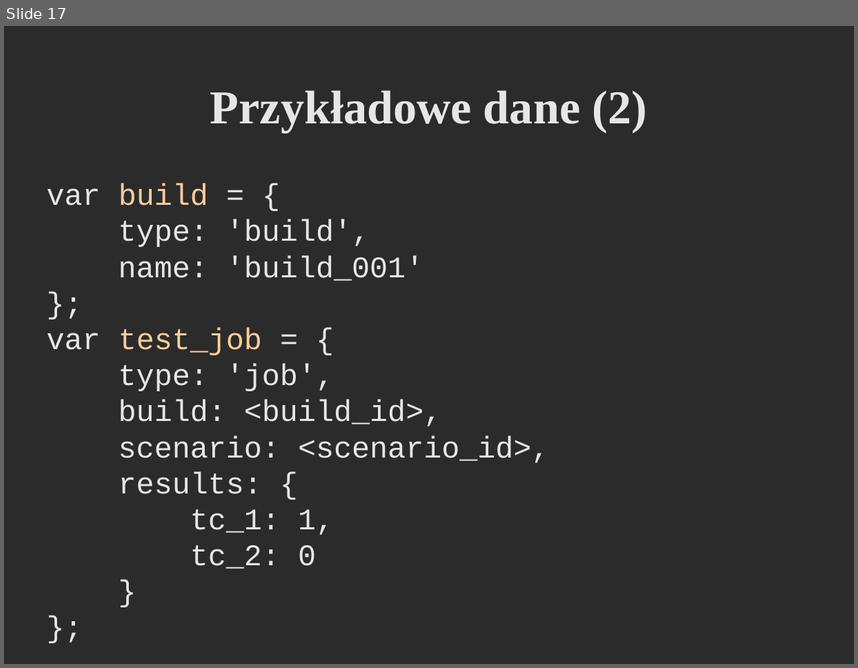
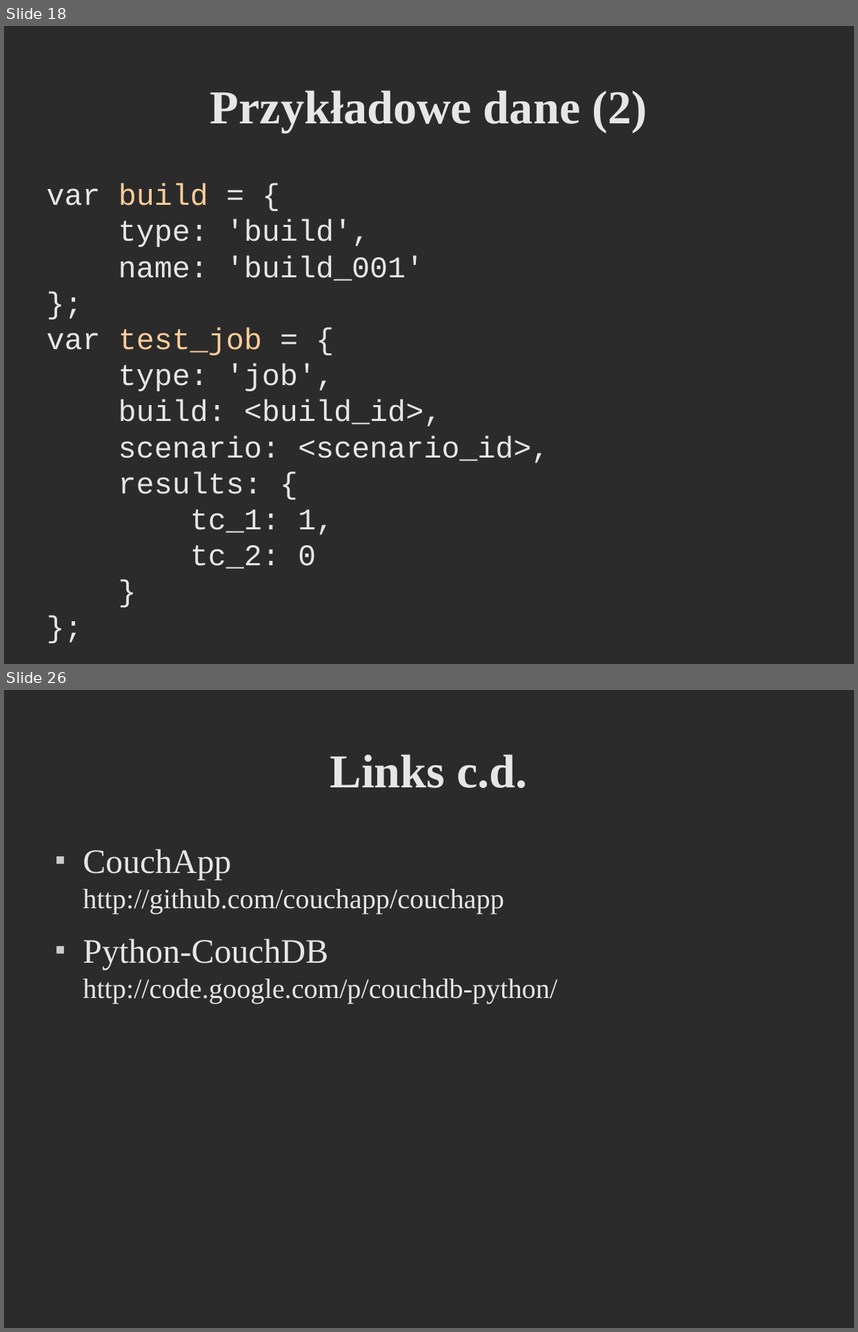
Before and after one commit to godfryd/checking-couchdb, a slide deck: checking-couchdb.odp. Shown one above the other, each under a label of ours: slide 17 before the commit, slides 18 and 26 after it; the slides between them are not shown. The pictures are 858x668 and 858x1332 pixels, drawn with LibreOffice and Linux fonts; fonts in the diff are those of the drawing; background and template pictures are left out; a plain dark background stands for a picture behind light text. Boxes give left, top, right and bottom in pixels: in the first picture for what was removed or moved away, otherwise in the second. Text is boxed around its words. In the diff, an @@ line names an element or a change of style, - is before the commit and + after.

```diff
--- a/checking-couchdb.odp
+++ b/checking-couchdb.odp
@@ slide 26 added at [4, 690, 854, 1328], background picture (left out) @@
@@ title added at [330, 754, 527, 788], 44 pt, text #E6E6E6, bold @@
+Links c.d.
@@ text added at [83, 849, 557, 1003], 26 pt, text #E6E6E6 @@
+■ CouchApp
+  http://github.com/couchapp/couchapp
+■ Python-CouchDB
+  http://code.google.com/p/couchdb-python/
@@ what was slide 17 is now slide 18 @@
```
Also in this commit, not shown: 9 slides changed, 5 other slides added, 5 slides removed.
